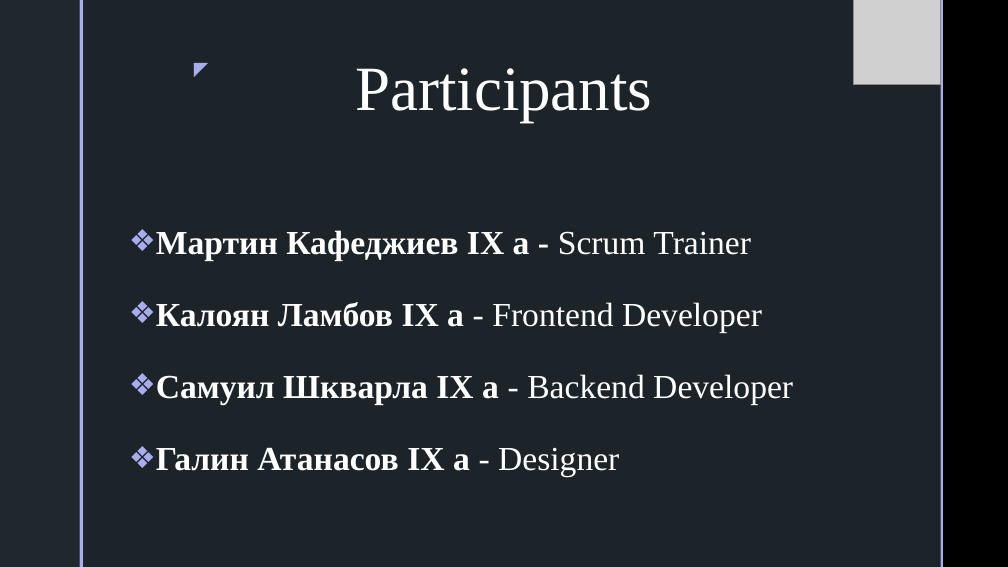
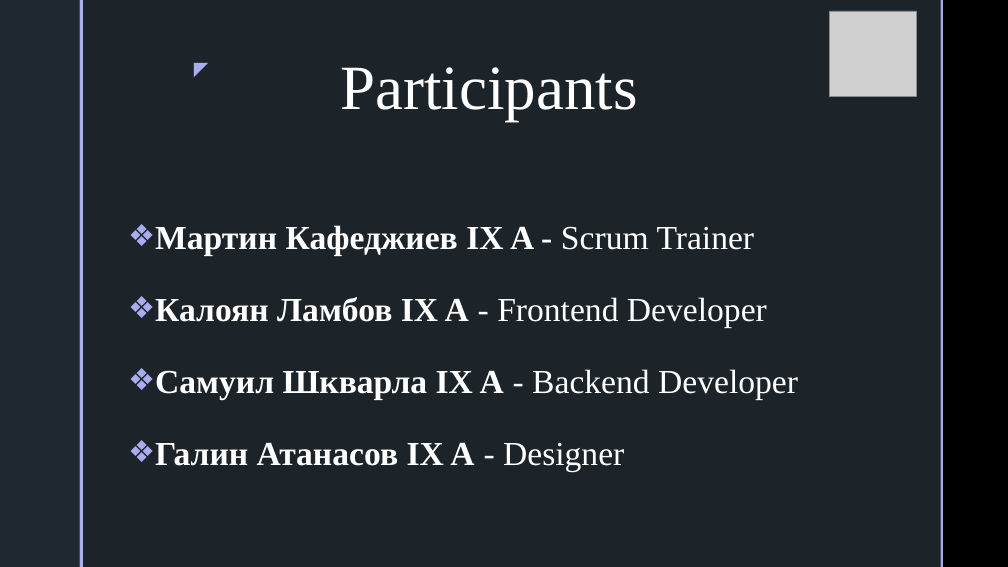
Before and after one commit to MIKafedzhiev20/Location-Finders, a slide deck: slide 2 of Presentation and Documentation/Location Finders Presentation.pptx. Drawn at 1008x567 pixels with LibreOffice and Linux fonts; fonts in the diff are those of the drawing; grey boxes stand for pictures; background and template pictures are left out. Boxes give left, top, right and bottom in pixels: in the first picture for what was removed or moved away, otherwise in the second. Text is boxed around its words. In the diff, an @@ line names an element or a change of style, - is before the commit and + after.

Commit message:
Update Presentation.
Add some new pictures in the presentation.

```diff
--- a/Presentation and Documentation/Location Finders Presentation.pptx
+++ b/Presentation and Documentation/Location Finders Presentation.pptx
@@ picture: place and size @@
-picture at [854, 0, 941, 85]
+picture at [830, 11, 917, 95]
@@ title "Participants": place and size @@
-title "Participants" at [355, 68, 652, 122]
+title "Participants" at [341, 67, 638, 121]
@@ text at [155, 225, 798, 472]: text changed @@
-❖ Мартин Кафеджиев IX a - Scrum Trainer
-❖ Калоян Ламбов IX a - Frontend Developer
-❖ Самуил Шкварла IX a - Backend Developer
-❖ Галин Атанасов IX a - Designer
+❖ Мартин Кафеджиев IX A - Scrum Trainer
+❖ Калоян Ламбов IX A - Frontend Developer
+❖ Самуил Шкварла IX A - Backend Developer
+❖ Галин Атанасов IX A - Designer
```
Also in this commit, not shown: 4 other slides changed.
